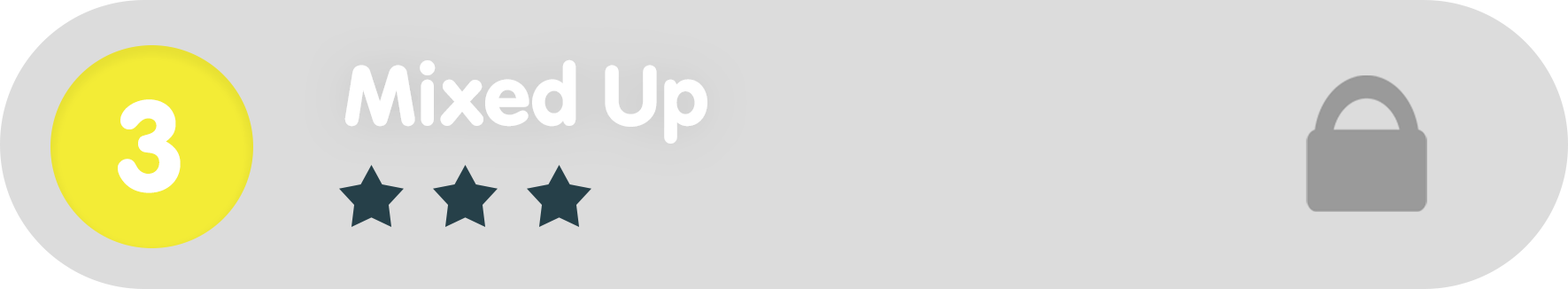
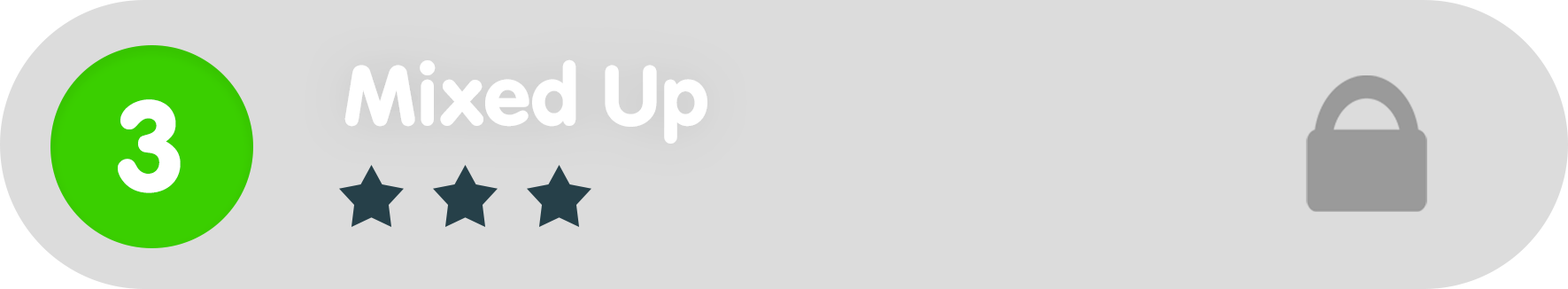
Revision of a layered (1568, 289) image; what changed, layer by layer:
painted on "Ellipse_green" over [50, 45, 254, 248]
